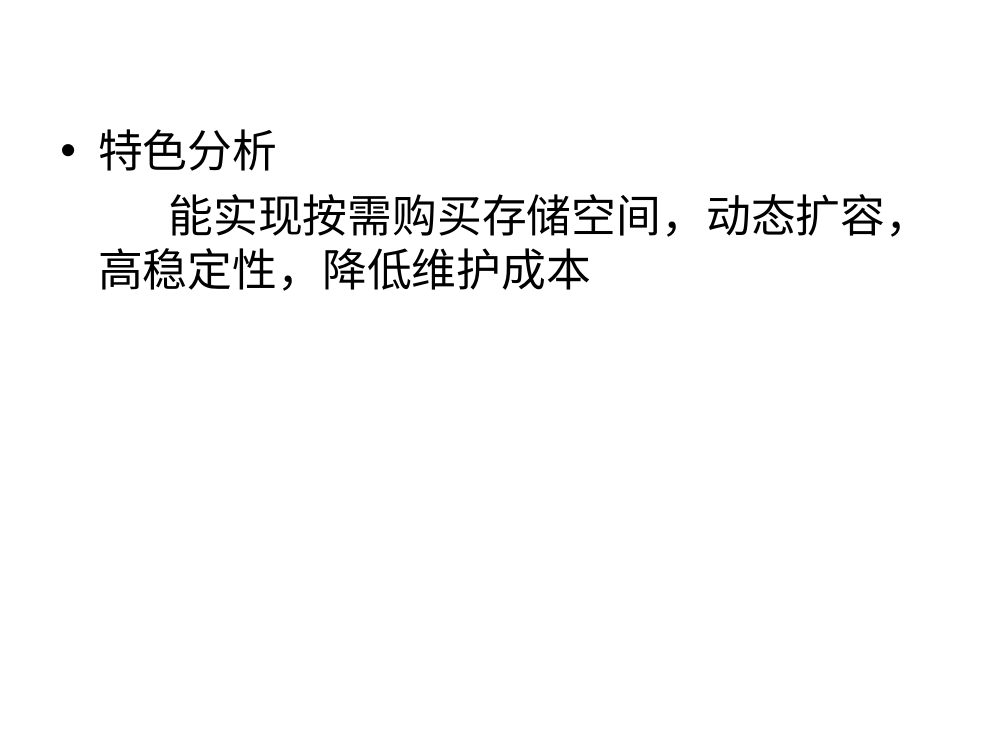
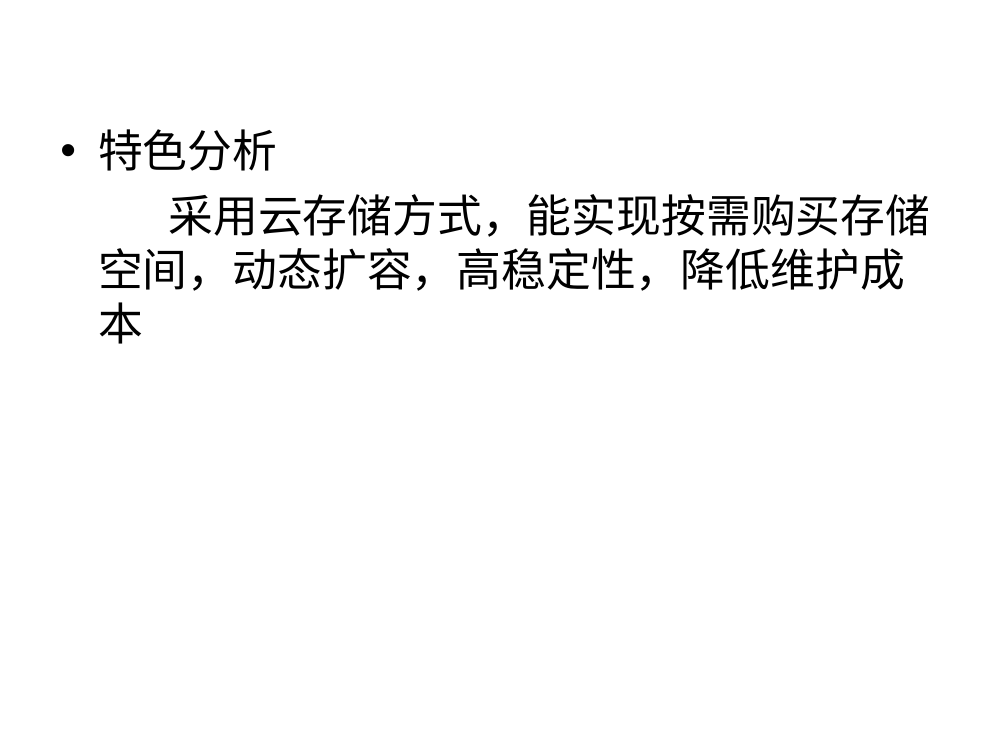
Before and after one commit to liaoliaoanxiao/mediumRepy, a slide deck: slide 12 of 中期答辩.ppt. Drawn at 1008x756 pixels with LibreOffice and Linux fonts; fonts in the diff are those of the drawing; background and template pictures are left out. Boxes give left, top, right and bottom in pixels: in the first picture for what was removed or moved away, otherwise in the second. Text is boxed around its words. In the diff, an @@ line names an element or a change of style, - is before the commit and + after.

```diff
--- a/中期答辩.ppt
+++ b/中期答辩.ppt
@@ text at [98, 194, 930, 344]: text changed @@
-能实现按需购买存储空间，动态扩容，高稳定性，降低维护成本
+采用云存储方式，能实现按需购买存储空间，动态扩容，高稳定性，降低维护成本
```
Also in this commit, not shown: 6 other slides changed, 1 slide added, 1 slide removed.
